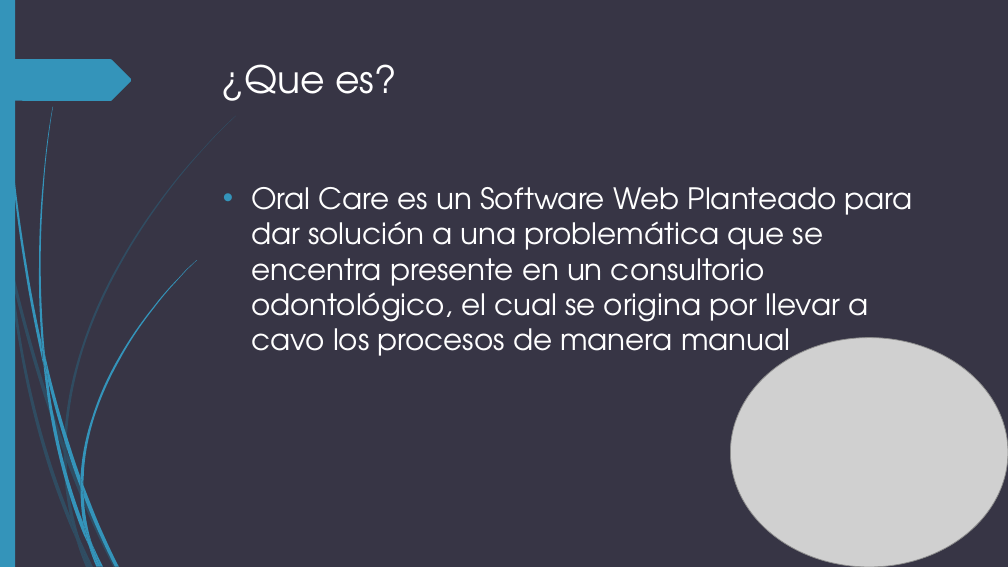
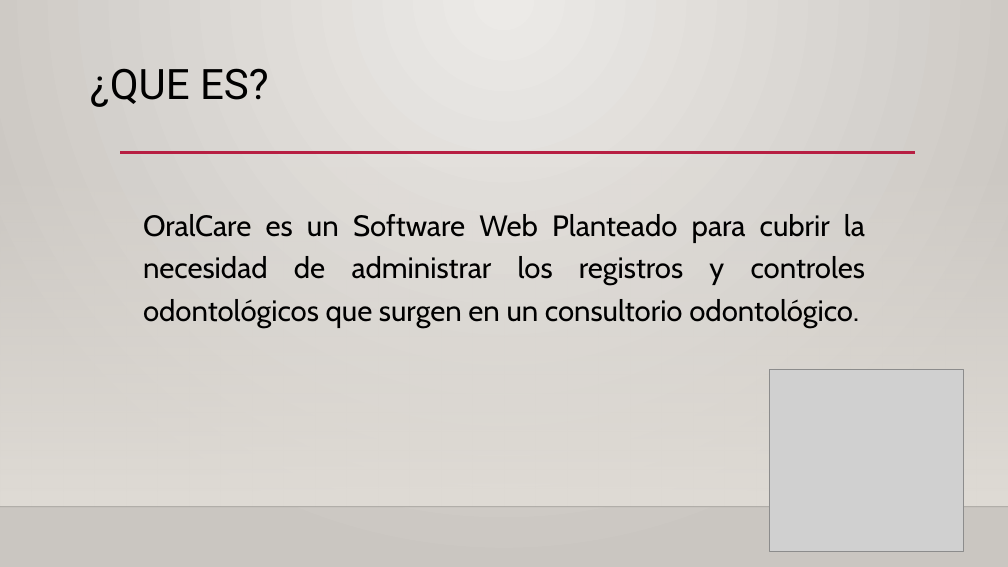
Before and after one commit to nicolay-dev/ProyectoOdontologico, a slide deck: slide 2 of Documentación/Oral-Care-Expo.pptx. Drawn at 1008x567 pixels with LibreOffice and Linux fonts; fonts in the diff are those of the drawing; grey boxes stand for pictures; background and template pictures are left out. Boxes give left, top, right and bottom in pixels: in the first picture for what was removed or moved away, otherwise in the second. Text is boxed around its words. In the diff, an @@ line names an element or a change of style, - is before the commit and + after.

```diff
--- a/Documentación/Oral-Care-Expo.pptx
+++ b/Documentación/Oral-Care-Expo.pptx
@@ background #373545 to gradient #ECEAE7 to #CAC7C1 @@
@@ rectangle removed at (x1=0, y1=0, x2=15, y2=567) @@
@@ freeform shape removed at (x1=0, y1=59, x2=132, y2=101) @@
@@ title at (x1=90, y1=68, x2=269, y2=107): text changed; size 36 to 40 pt; font TeX Gyre Adventor to Roboto; text colour #FFFFFF to #000000 @@
-¿Que es?
+¿QUE ES?
@@ rectangle added at (x1=0, y1=167, x2=1008, y2=507), fill gradient #DFDBD5 @@
@@ line added from (120, 153) to (915, 153), #B71E42 2.5 pt @@
@@ text at (x1=143, y1=214, x2=866, y2=328): text changed; font TeX Gyre Adventor to Cabin; text colour #FFFFFF to #000000 @@
-• Oral Care es un Software Web Planteado para dar solución a una problemática que se encentra presente en un consultorio odontológico, el cual se origina por llevar a cavo los procesos de manera manual
+OralCare es un Software Web Planteado para cubrir la necesidad de administrar los registros y controles odontológicos que surgen en un consultorio odontológico.
@@ picture resized from (x1=730, y1=338, x2=1008, y2=567) to (x1=769, y1=370, x2=963, y2=551) @@
@@ line added from (0, 507) to (1008, 507), #000001 1 pt @@
@@ group removed at (x1=0, y1=116, x2=236, y2=567): 10 freeform shapes @@
@@ group removed at (x1=2, y1=0, x2=197, y2=567): 12 freeform shapes @@
```
Also in this commit, not shown: 12 other slides changed, 1 slide added.
